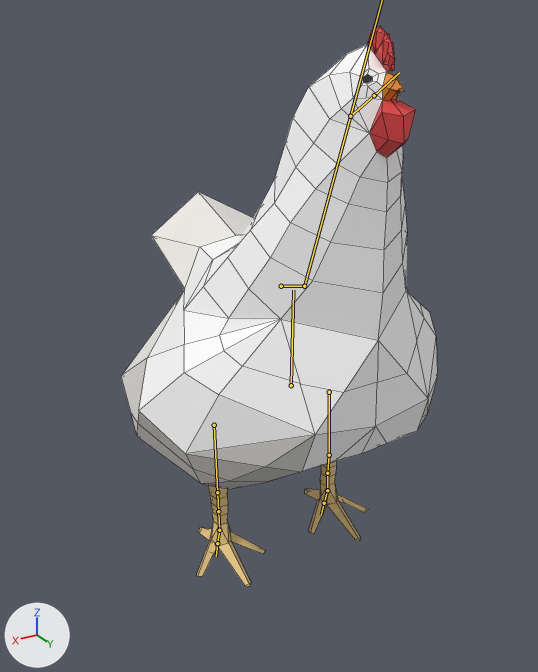
Two versions of the FBX model Assets/characters/animals/chicken/chicken-rigged.fbx, one commit apart.
Camera for both pictures: a camera (50 mm lens) standing at (2.45, 3.85, 3.65) and looking at (0.17, 0.07, 1.75). Arrows for +X, +Y and +Z are at lower left; the lights stay in place. The bones that bend it are drawn over the model as lines. Mesh edges are drawn as thin lines.

The first picture shows 'Chicken'.
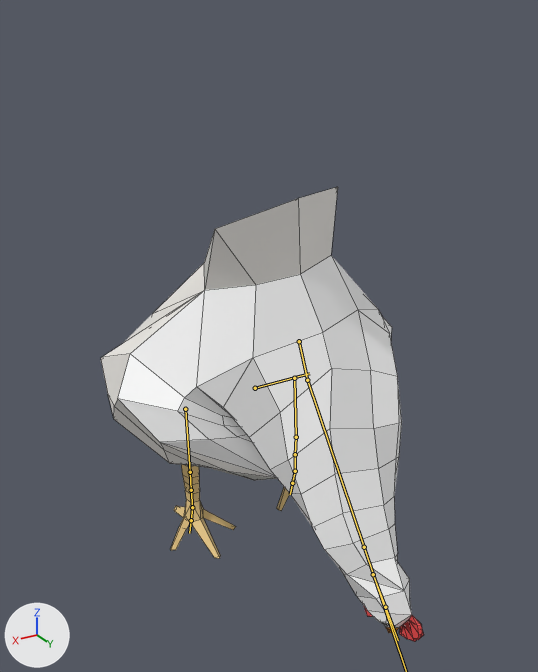
The newer file adds an action. The first version stands in its rest pose; the second is drawn at frame 12 of the action 'Armature|pecking'.

The change in detail:
Bone 'spine' (bone_spine) moves from (0.0, 0.0, 0.0) to (-0.005, -0.23, 0.476).
Bone 'spine' (bone_spine) turns from (0, 0, 0) to (-61, 12, -8) degrees about its own x, y and z.
Bone 'head' (bone_head) moves from (0.0, 0.0, 0.0) to (-0.012, -0.062, 0.068).
Bone 'head' (bone_head) turns from (0, 0, 0) to (-40, 9, -5) degrees about its own x, y and z.
Bone 'bone' (bone_bone) turns from (0, 0, 0) to (-25, 31, -23) degrees about its own x, y and z.
Bone 'bone' (bone_bone) is rescaled from (1.0, 1.0, 1.0) to (0.99, 1.01, 0.99).
Bone 'left-thigh' (bone_left_thigh) moves from (0.0, 0.0, 0.0) to (-0.002, 0.067, 0.459).
Bone 'right-thigh' (bone_right_thigh) moves from (0.0, 0.0, 0.0) to (-0.001, 0.075, 0.455).
Bone 'tail' (bone_tail) moves from (0.0, 0.0, 0.0) to (-0.094, -1.256, -2.51).
Bone 'tail' (bone_tail) turns from (0, 0, 0) to (-87, 3, 10) degrees about its own x, y and z.

Location of each change, [x1, y1, x2, y2] in pixels of the pictures (538 x 672 px):
'Chicken', posed (19% shorter): before [121, 26, 437, 586]; after [101, 187, 424, 642]
bone 'spine', root to tip: before (291, 385) to (293, 290); after (255, 388) to (309, 373)
bone 'head', root to tip: before (281, 286) to (304, 286); after (299, 341) to (307, 380)
bone 'bone', root to tip: before (304, 286) to (350, 116); after (307, 380) to (364, 547)
bone 'left-thigh', root to tip: before (329, 392) to (329, 455); after (294, 378) to (296, 437)
bone 'right-thigh', root to tip: before (214, 425) to (217, 492); after (185, 409) to (190, 472)
bone 'tail', root to tip: before (350, 116) to (374, 95); after (373, 574) to (385, 607)
